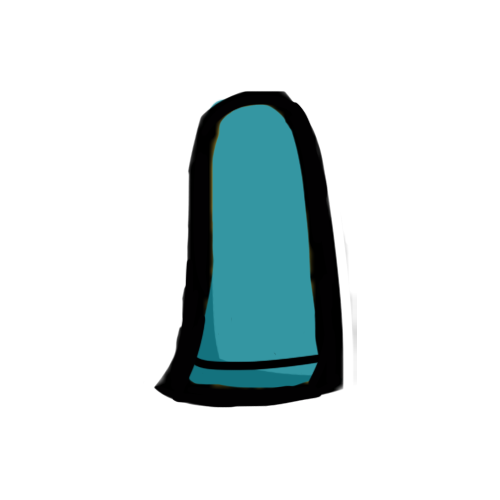
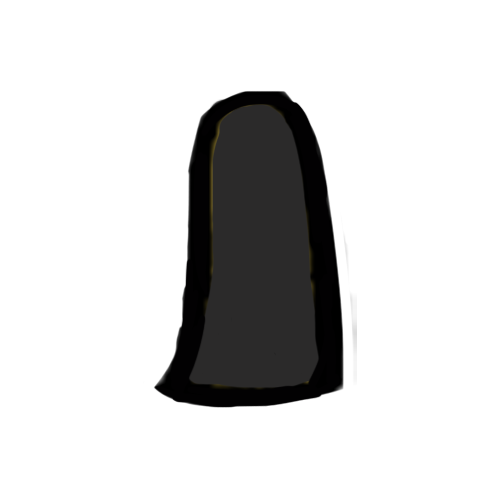
Revision of a layered 500px x 500px image; what changed, layer by layer:
added layer "Layer 4" above "Layer 3" over [188, 98, 342, 389]
